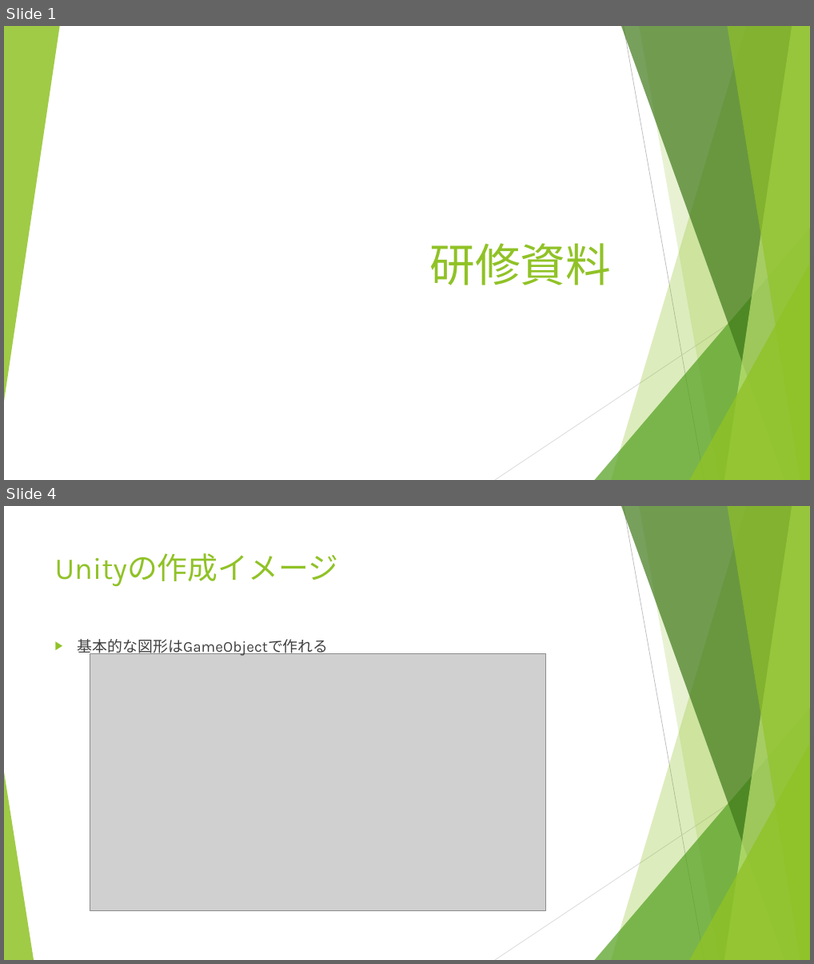
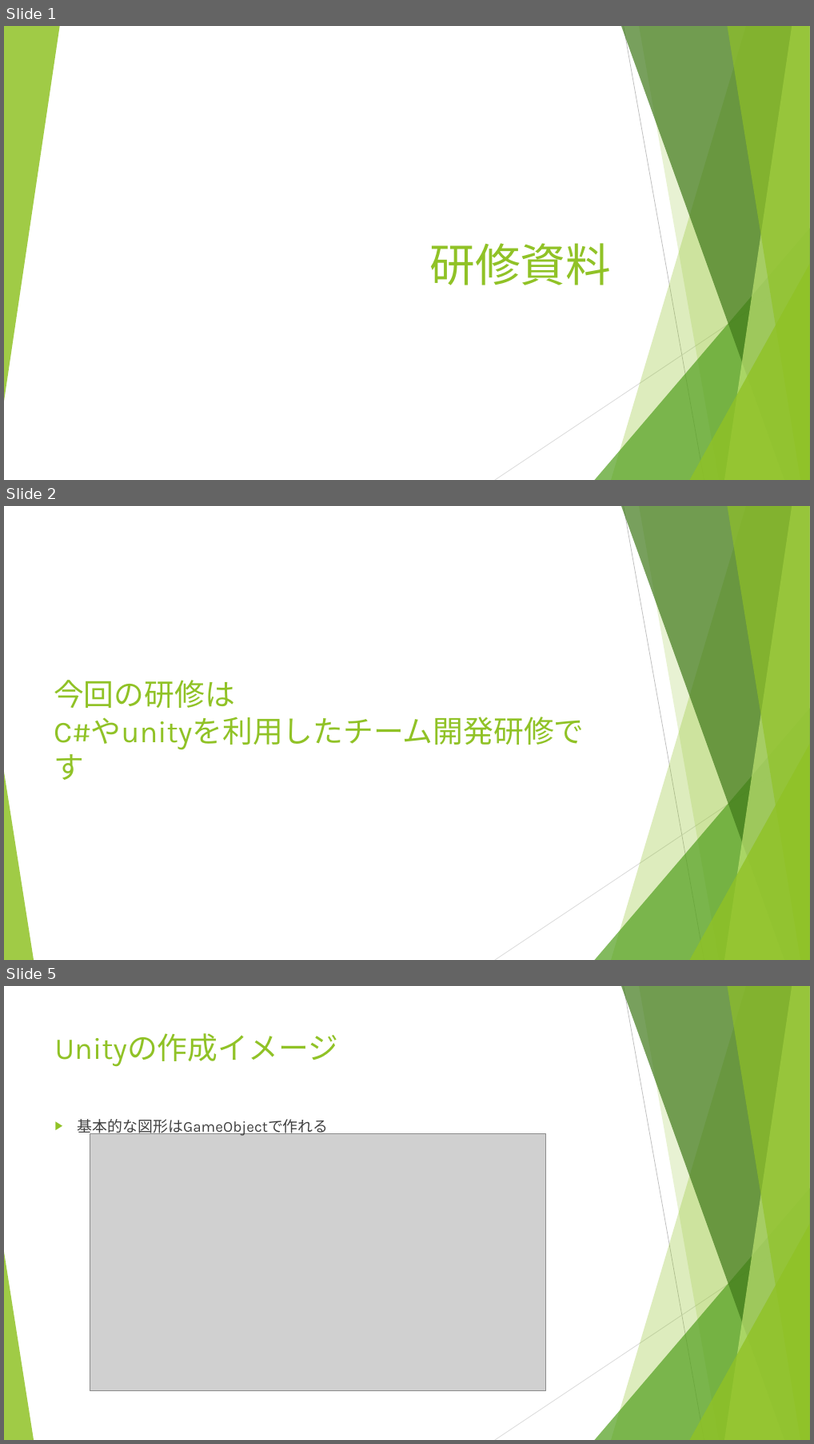
Before and after one commit to hirane/gameTraining, a slide deck: 99_研修資料/第一回/研修資料.pptx. Shown one above the other, each under a label of ours: slides 1 and 4 before the commit, slides 1, 2 and 5 after it; the slides between them are not shown. The pictures are 814x964 and 814x1444 pixels, drawn with LibreOffice and Linux fonts; fonts in the diff are those of the drawing; grey boxes stand for pictures. Boxes give left, top, right and bottom in pixels: in the first picture for what was removed or moved away, otherwise in the second. Text is boxed around its words. In the diff, an @@ line names an element or a change of style, - is before the commit and + after.

```diff
--- a/99_研修資料/第一回/研修資料.pptx
+++ b/99_研修資料/第一回/研修資料.pptx
@@ slide 2 added at (4, 506, 810, 960), background #FFFFFF; not listed: 10 template elements that a slide beside it also shows @@
@@ title added at (54, 680, 585, 749), 36 pt, text #90C226 @@
+今回の研修は
+C#やunityを利用したチーム開発研修です
@@ what was slide 4 is now slide 5 @@
```
Also in this commit, not shown: 2 slides changed, 6 other slides added, 2 other files.
